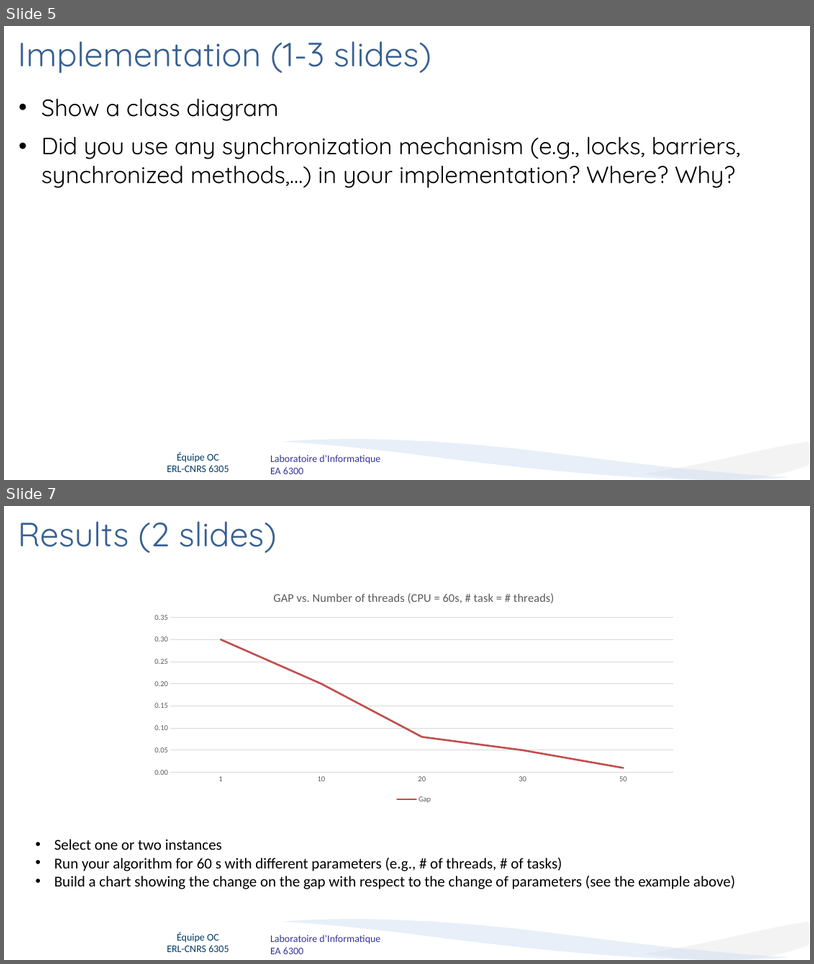
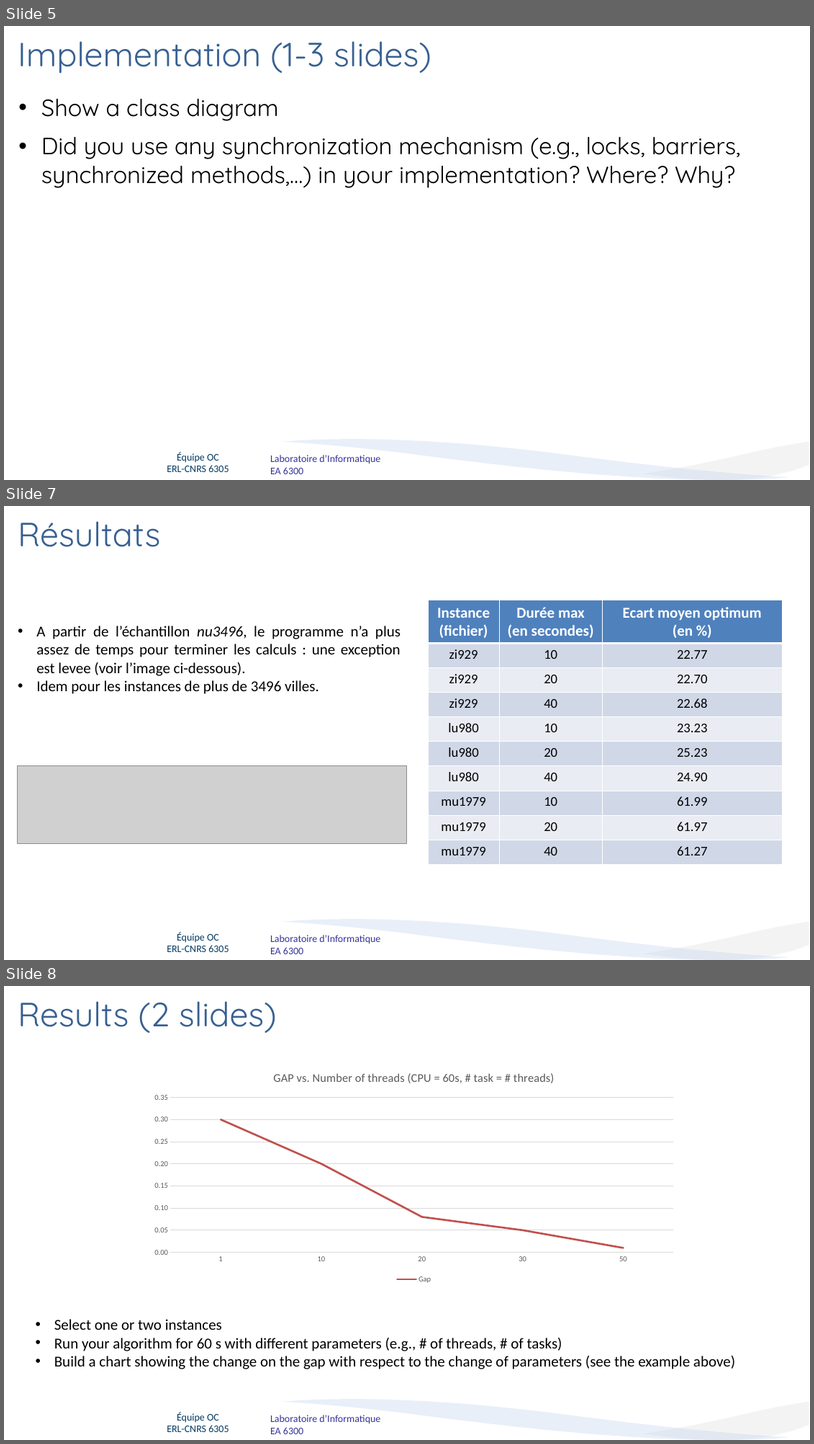
Before and after one commit to T0mat1/ASR_TSP, a slide deck: presentation.pptx. Shown one above the other, each under a label of ours: slides 5 and 7 before the commit, slides 5, 7 and 8 after it; the slides between them are not shown. The pictures are 814x964 and 814x1444 pixels, drawn with LibreOffice and Linux fonts; fonts in the diff are those of the drawing; grey boxes stand for pictures; background and template pictures are left out. Boxes give left, top, right and bottom in pixels: in the first picture for what was removed or moved away, otherwise in the second. Text is boxed around its words. In the diff, an @@ line names an element or a change of style, - is before the commit and + after.

```diff
--- a/presentation.pptx
+++ b/presentation.pptx
@@ slide 7 added at bbox=[4, 506, 810, 960], background #FFFFFF; not listed: 4 template elements that a slide beside it also shows @@
@@ title added at bbox=[18, 521, 160, 547], 40 pt, text #376092 @@
+Résultats
@@ table added at bbox=[428, 600, 782, 864], 10 rows, 3 columns @@
+Instance / (fichier) | Durée max / (en secondes) | Ecart moyen optimum / (en %)
+zi929 | 10 | 22.77
+zi929 | 20 | 22.70
+zi929 | 40 | 22.68
+lu980 | 10 | 23.23
+lu980 | 20 | 25.23
+lu980 | 40 | 24.90
+mu1979 | 10 | 61.99
+mu1979 | 20 | 61.97
+mu1979 | 40 | 61.27
@@ text added at bbox=[36, 626, 401, 694], 18 pt, text #000000 @@
+• A partir de l’échantillon nu3496, le programme n’a plus assez de temps pour terminer les calculs : une exception est levee (voir l’image ci-dessous).
+• Idem pour les instances de plus de 3496 villes.
@@ picture added at bbox=[17, 765, 407, 844] @@
@@ what was slide 7 is now slide 8 @@
```
Also in this commit, not shown: 1 other slide added, 1 slide removed, 3 other files.
